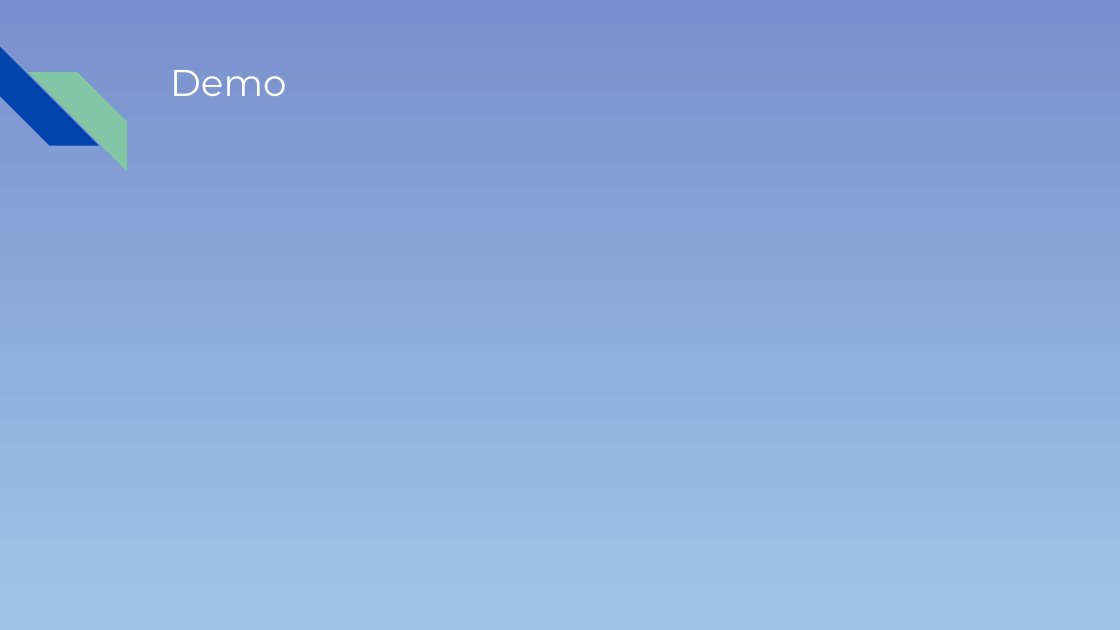
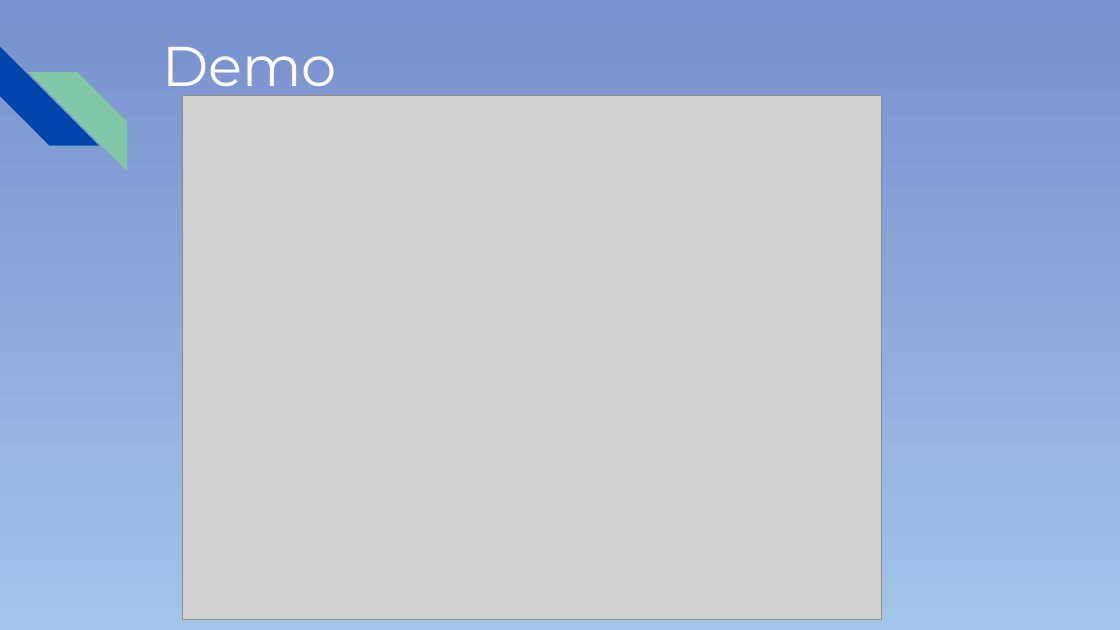
Before and after one commit to colemank0259/CSC-289_Group3, a slide deck: slide 11 of Pitch_PowerPoint.pptx (slide 9 before the commit). Drawn at 1120x630 pixels with LibreOffice and Linux fonts; fonts in the diff are those of the drawing; grey boxes stand for pictures. Boxes give left, top, right and bottom in pixels: in the first picture for what was removed or moved away, otherwise in the second. Text is boxed around its words. In the diff, an @@ line names an element or a change of style, - is before the commit and + after.

```diff
--- a/Pitch_PowerPoint.pptx
+++ b/Pitch_PowerPoint.pptx
@@ title "Demo": place and size @@
-title "Demo" at <box>170,70,286,96</box>
+title "Demo" at <box>162,47,337,99</box>
@@ title "Demo" at <box>162,47,337,99</box>: size 24 to 36 pt @@
@@ picture added at <box>183,95,881,619</box> @@
```
Also in this commit, not shown: 8 other slides changed, 4 slides added, 1 slide removed.
